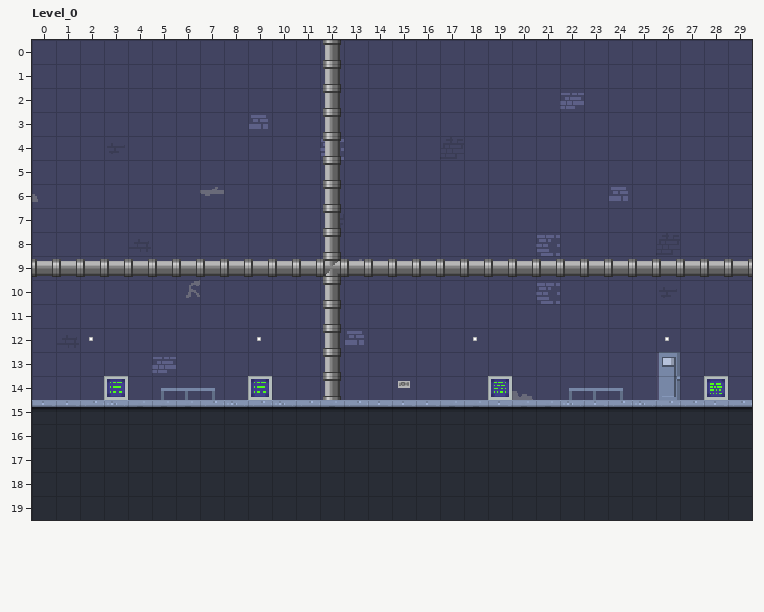
Level history. LDtk project: src/commonMain/resources/world.ldtk. Above, as it was before the edit.
Cells are 16x16 px. Shown: Level_0 x 0..29, y 0..19.
Now the later version:
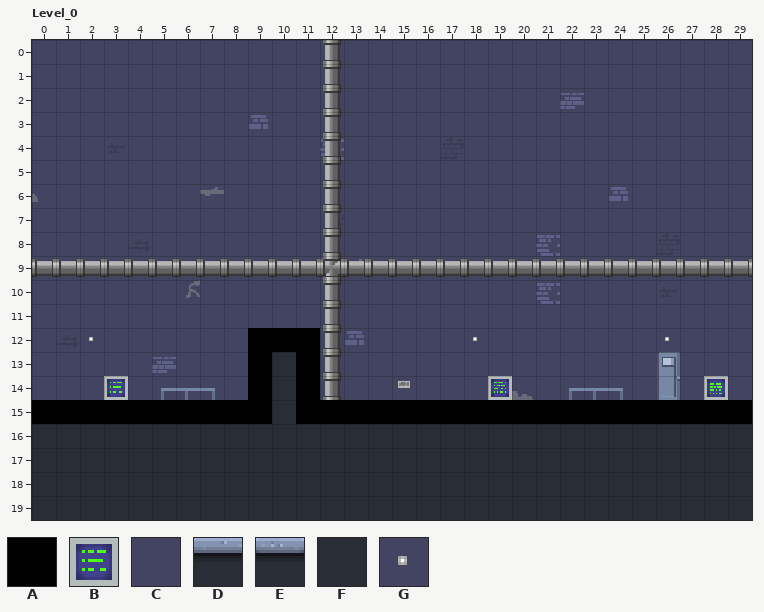
Key: from "Collisions": A 1; from "Tiles": B 5, C 11, D 129, E 131, F 164, G 11 under 106.
_ is an empty cell, # one hidden under a higher layer.
Tiles of an added or newly shown layer are drawn over the layers below it.
Change:
{"where": "layer \"Tiles\""}
{"y":12,"x":9,"old":"GCC","new":"###"}
{"y":13,"x":9,"old":"CCC","new":"#F#"}
{"y":14,"x":9,"old":"BCC","new":"#F#"}
{"y":15,"x":9,"old":"DED","new":"#F#"}
{"where": "layer \"Collisions\" (added)"}
{"y":12,"x":9,"old":"___","new":"AAA"}
{"y":13,"x":9,"old":"_","new":"A"}
{"y":13,"x":11,"old":"_","new":"A"}
{"y":14,"x":9,"old":"_","new":"A"}
{"y":14,"x":11,"old":"_","new":"A"}
{"y":15,"x":0,"old":"__________","new":"AAAAAAAAAA"}
{"y":15,"x":11,"old":"___________________","new":"AAAAAAAAAAAAAAAAAAA"}
